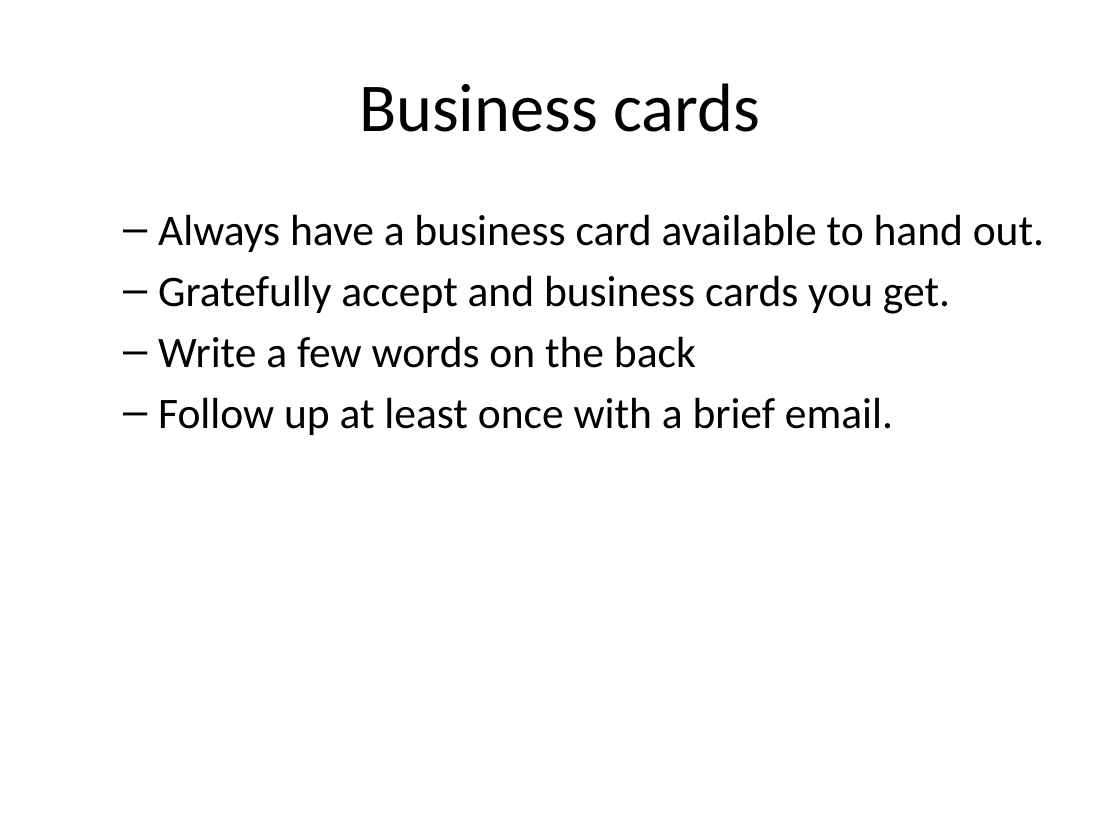
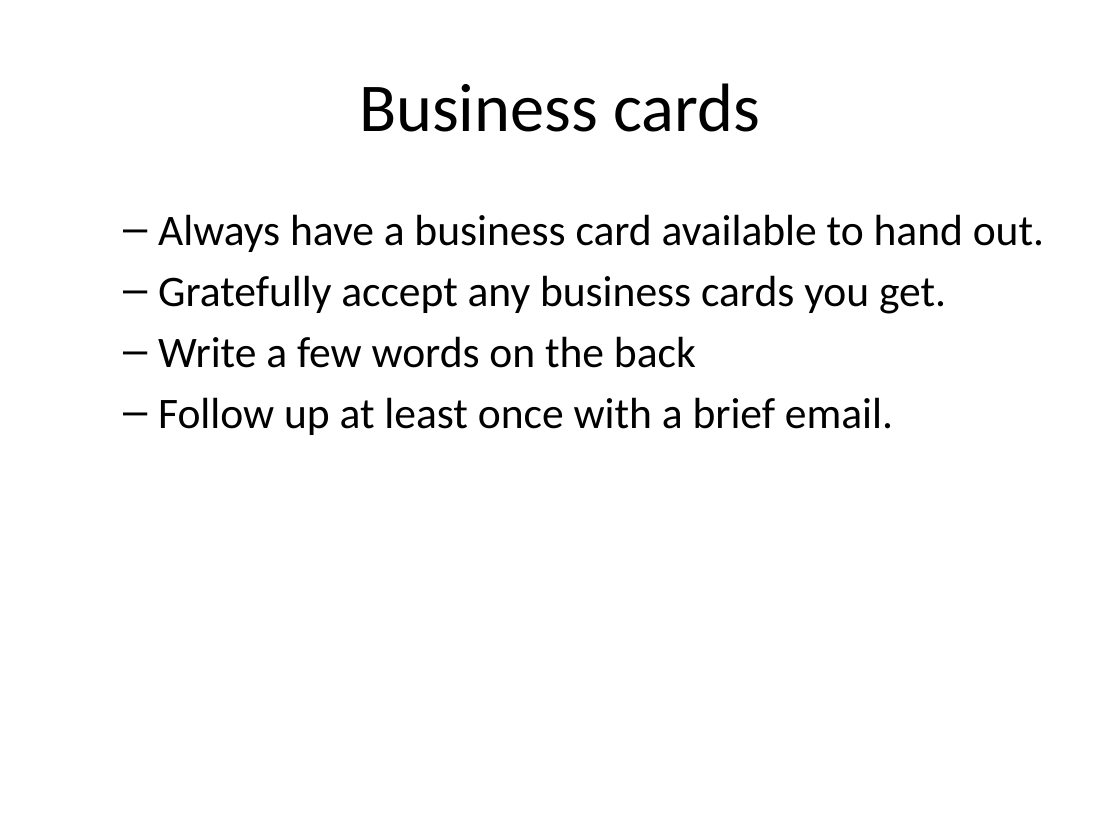
Before and after one commit to pmean/finding-customers, a slide deck: slide 19 of finding-customers.pptx (slide 16 before the commit). Drawn at 1120x840 pixels with LibreOffice and Linux fonts; fonts in the diff are those of the drawing. Boxes give left, top, right and bottom in pixels: in the first picture for what was removed or moved away, otherwise in the second. Text is boxed around its words. In the diff, an @@ line names an element or a change of style, - is before the commit and + after.

```diff
--- a/finding-customers.pptx
+++ b/finding-customers.pptx
@@ text at [158,275,946,314]: text changed @@
-  – Gratefully accept and business cards you get.
+  – Gratefully accept any business cards you get.
```
Also in this commit, not shown: 5 other slides changed, 10 slides added, 1 slide removed, 3 other files.
